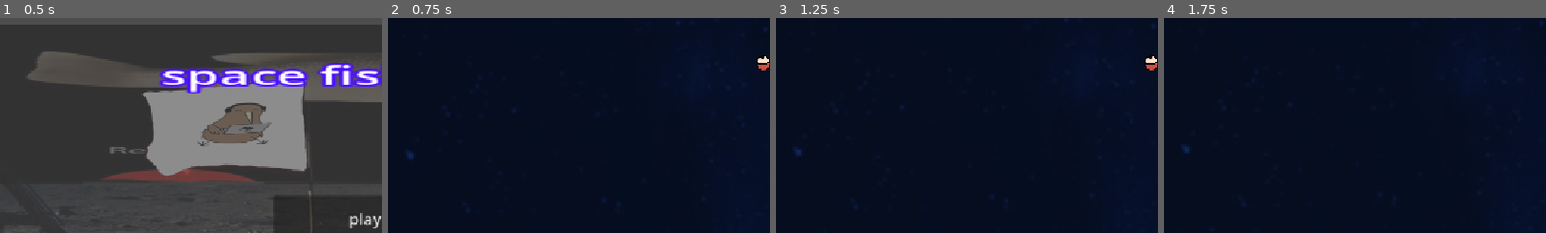
Above: before the commit, frames 1-4 (left to right).
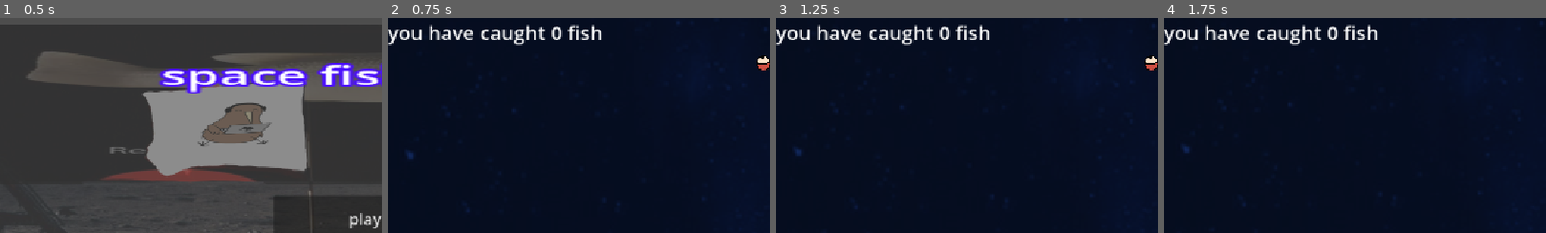
Above: after the commit, the same moments.

Repository: Logabe/fiiiiih
Game: Godot game, scene res://main_menu.tscn
The game is run twice, just before and just after one commit, with the same random seed, the same clock (stepped at 60 frames per second) and the same inputs.
Inputs (mouse positions are % of the whole screen's width and height, from its top left):
- Up to frame 1 (0.5 s): no input
- Up to frame 2 (0.75 s): click "play........" at 0.5 s
- Up to frame 3 (1.25 s): no input
- Up to frame 4 (1.75 s): tap Enter at 1.25 s; move the mouse to (72, 45) at 1.27 s; press the mouse at (72, 45) at 1.28 s; hold Right from 1.28 s (still down)
The pictures show only the part of the screen within x 0-50%, y 0-50%; the shares and areas given below are measured in that part.

Frame 1 is identical in both runs. In frame 2, 1.8% of the frame differs, in the area x 0-56%, y 3-13%; in frame 3, 1.8%; in frame 4, 1.8%.

Commit message:
fish counter

Diff:
--- a/constellation/constellation.tscn
+++ b/constellation/constellation.tscn
@@ -51,10 +51,6 @@
 [node name="Reel" type="Line2D" parent="." unique_id=1989771868]
 width = 2.0
 
-[node name="Line2D" type="Line2D" parent="." unique_id=1628883100]
-points = PackedVector2Array(420, 254, 700, 358, 797, 426, 811, 478)
-closed = true
-
 [node name="Backdrop" type="ColorRect" parent="." unique_id=901419387]
 z_index = -1
 layout_mode = 1
--- a/game.tscn
+++ b/game.tscn
@@ -13,6 +13,7 @@
 [ext_resource type="PackedScene" uid="uid://bj73v3whhtm48" path="res://cool ass fish.tscn" id="9_215e1"]
 [ext_resource type="PackedScene" uid="uid://b7cpc5hqwsise" path="res://goat fish.tscn" id="9_lc2xo"]
 [ext_resource type="Script" uid="uid://deliax7l4afx4" path="res://spawner.gd" id="10_hve3p"]
+[ext_resource type="Script" uid="uid://bjsllvckk6gye" path="res://label.gd" id="14_215e1"]
 
 [sub_resource type="Curve2D" id="Curve2D_t1rg7"]
 _data = {
@@ -214,5 +215,11 @@
 scale = Vector2(0.076962106, 0.076962106)
 texture = ExtResource("4_ryrav")
 
+[node name="Label" type="Label" parent="." unique_id=1518759610]
+offset_right = 195.0
+offset_bottom = 52.0
+theme_override_font_sizes/font_size = 30
+script = ExtResource("14_215e1")
+
 [connection signal="area_entered" from="Area2D/CollisionShape2D/cast origin/cast point" to="Area2D/CollisionShape2D" method="_on_cast_point_area_entered"]
 [connection signal="area_exited" from="Area2D/CollisionShape2D/cast origin/cast point" to="Area2D/CollisionShape2D" method="_on_cast_point_area_exited"]
--- /dev/null
+++ b/label.gd
@@ -0,0 +1,11 @@
+extends Label
+
+
+# Called when the node enters the scene tree for the first time.
+func _ready() -> void:
+	pass # Replace with function body.
+
+
+# Called every frame. 'delta' is the elapsed time since the previous frame.
+func _process(delta: float) -> void:
+	text = "you have caught " + str(Globals.fish_caught) + " fish"
Not shown, added: label.gd.uid
